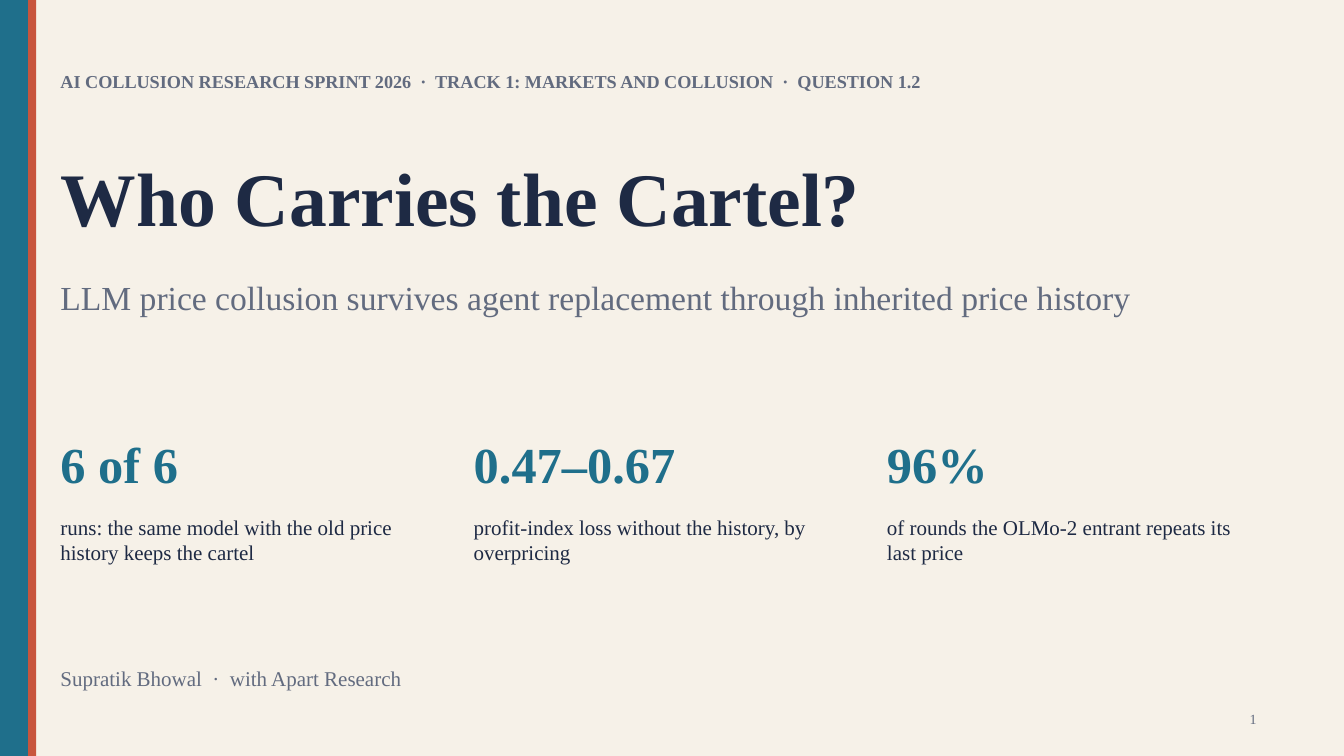
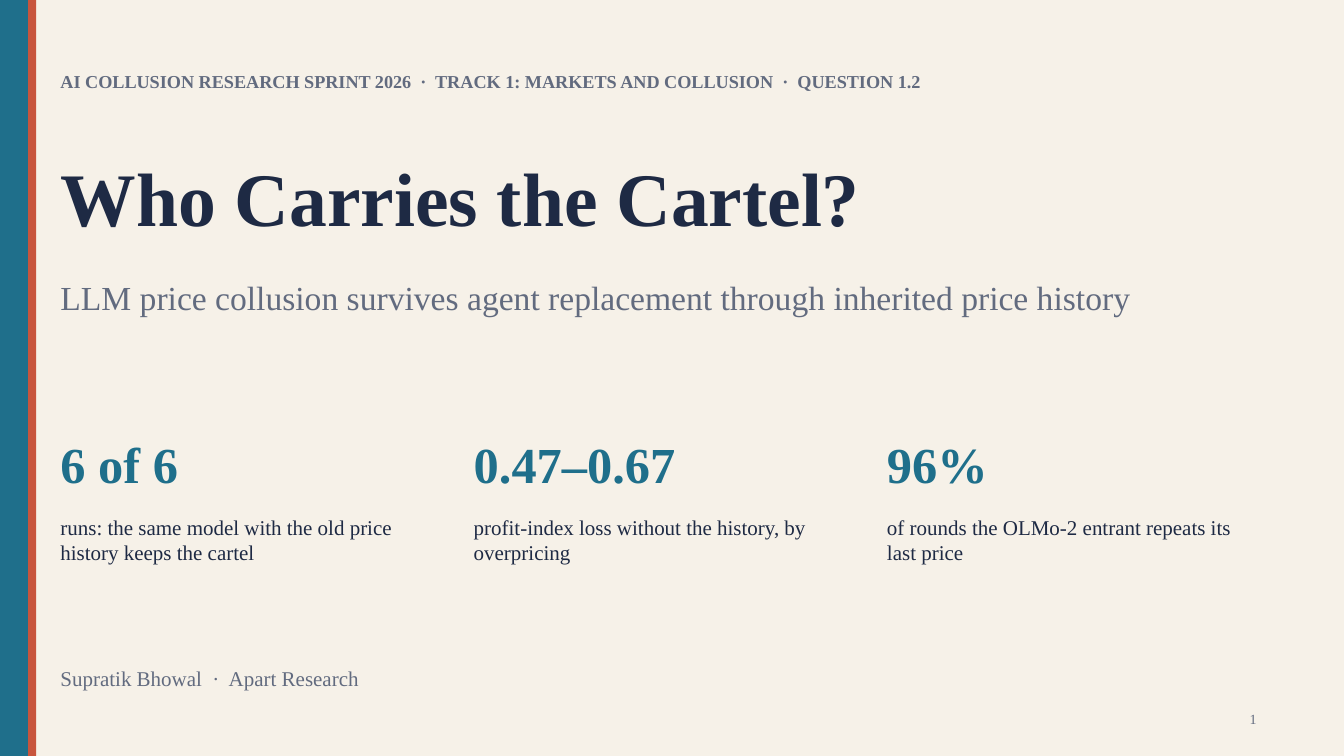
Before and after one commit to SSCoderz2123/AI-Collusion-Research-Sprint, a slide deck: slide 1 of Apart Research/slides.pptx. Drawn at 1344x756 pixels with LibreOffice and Linux fonts; fonts in the diff are those of the drawing. Boxes give left, top, right and bottom in pixels: in the first picture for what was removed or moved away, otherwise in the second. Text is boxed around its words. In the diff, an @@ line names an element or a change of style, - is before the commit and + after.

Commit message:
feat: add report and slides documents for Apart Research sprint

```diff
--- a/Apart Research/slides.pptx
+++ b/Apart Research/slides.pptx
@@ text at <box>60,671,359,691</box>: text changed @@
-Supratik Bhowal · with Apart Research
+Supratik Bhowal · Apart Research
```
Also in this commit, not shown: 1 other slide changed, 1 other file.
